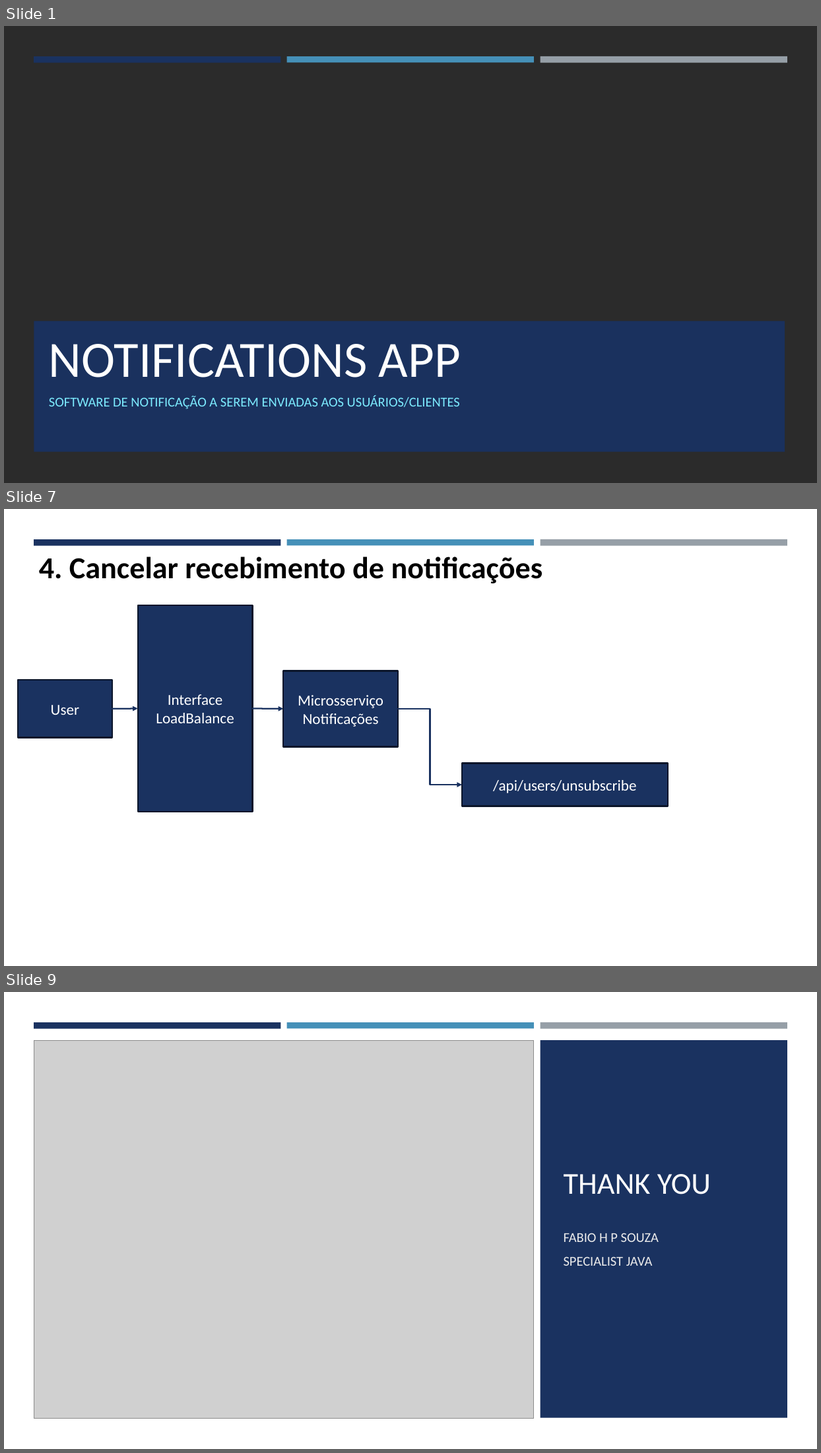
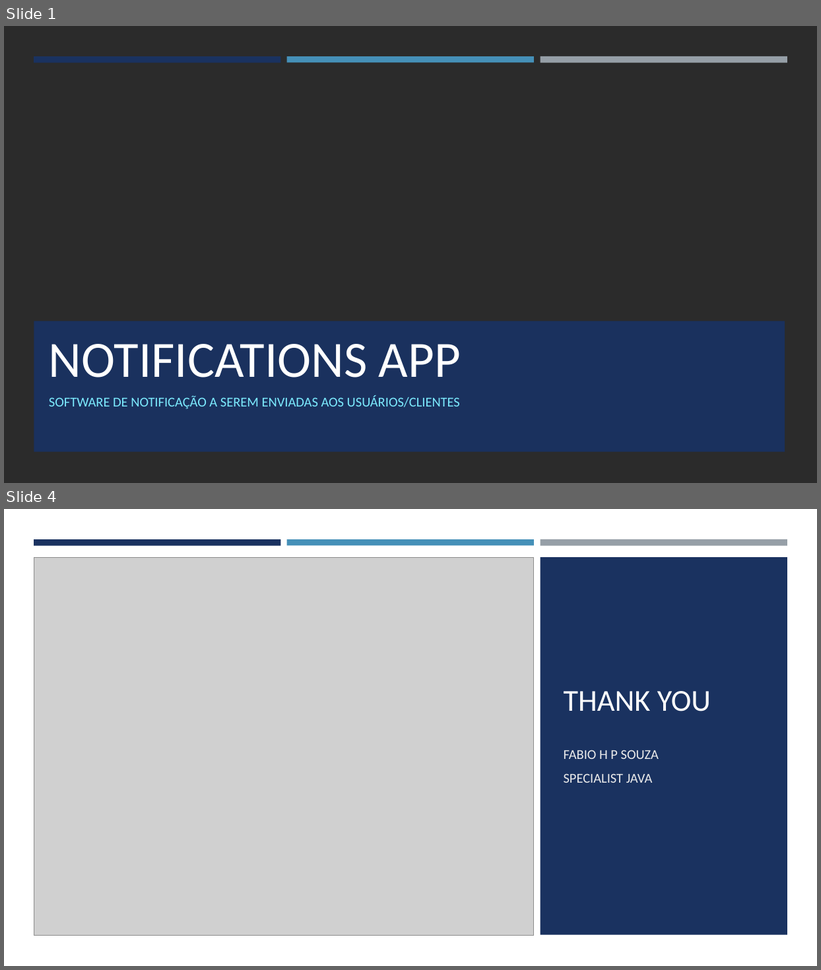
Before and after one commit to fahpsouza/notifications, a slide deck: docs/Notifications App.pptx. Shown one above the other, each under a label of ours: slides 1, 7 and 9 before the commit, slides 1 and 4 after it; the slides between them are not shown. The pictures are 821x1453 and 821x970 pixels, drawn with LibreOffice and Linux fonts; fonts in the diff are those of the drawing; grey boxes stand for pictures; background and template pictures are left out; a plain dark background stands for a picture behind light text. Boxes give left, top, right and bottom in pixels: in the first picture for what was removed or moved away, otherwise in the second. Text is boxed around its words. In the diff, an @@ line names an element or a change of style, - is before the commit and + after.

```diff
--- a/docs/Notifications App.pptx
+++ b/docs/Notifications App.pptx
@@ slide 7 removed at box(4, 509, 817, 966), background #FFFFFF @@
@@ rectangle removed at box(34, 539, 281, 545) @@
@@ rectangle removed at box(287, 539, 534, 545) @@
@@ rectangle removed at box(540, 539, 787, 546) @@
@@ text removed at box(39, 557, 543, 584) @@
-4. Cancelar recebimento de notificações
@@ rectangle removed at box(137, 605, 252, 812) @@
-Interface
-LoadBalance
@@ rectangle removed at box(18, 681, 113, 738) @@
-User
@@ rectangle removed at box(283, 671, 398, 747) @@
-Microsserviço Notificações
@@ arrow removed from (112, 709) to (137, 708) @@
@@ arrow removed from (253, 708) to (283, 709) @@
@@ elbow arrow removed from (398, 709) to (462, 785) @@
@@ rectangle removed at box(462, 763, 668, 806) @@
-/api/users/unsubscribe
@@ what was slide 9 is now slide 4 @@
```
Also in this commit, not shown: 1 slide changed, 1 slide added, 5 other slides removed, 4 other files.
